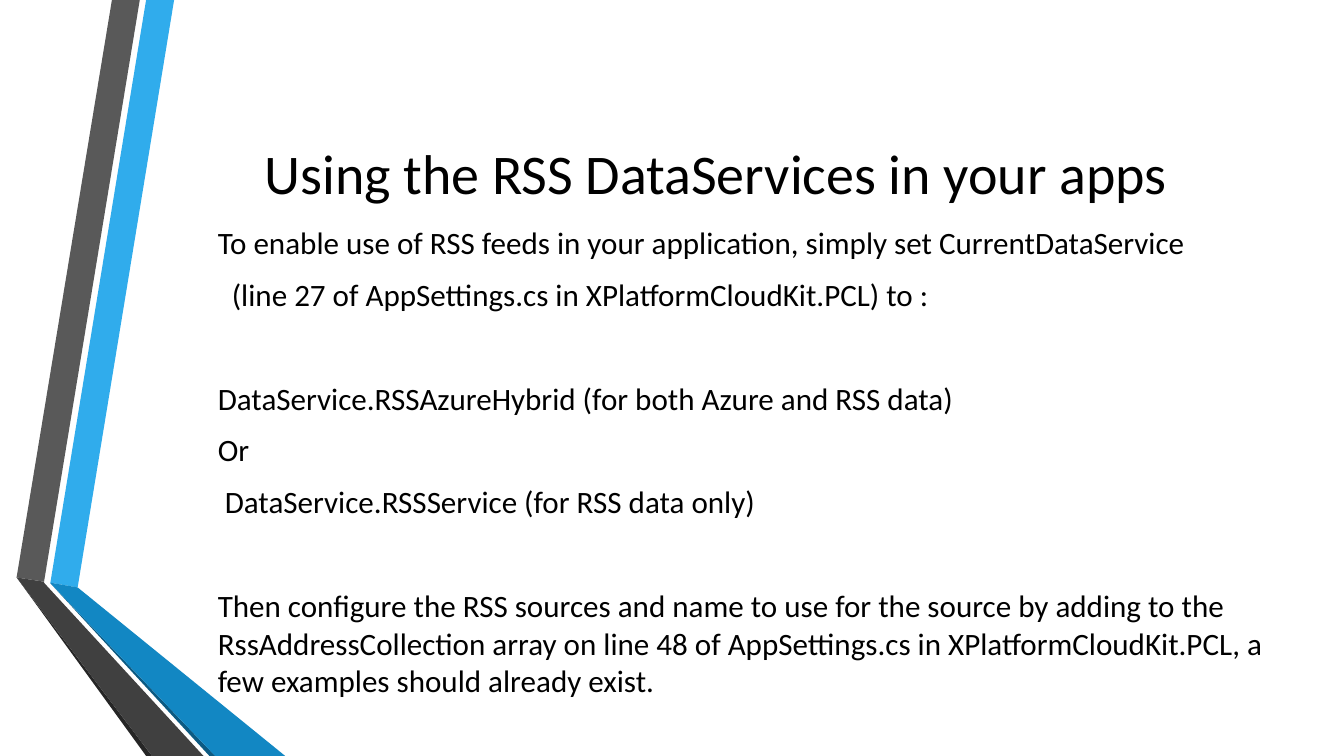
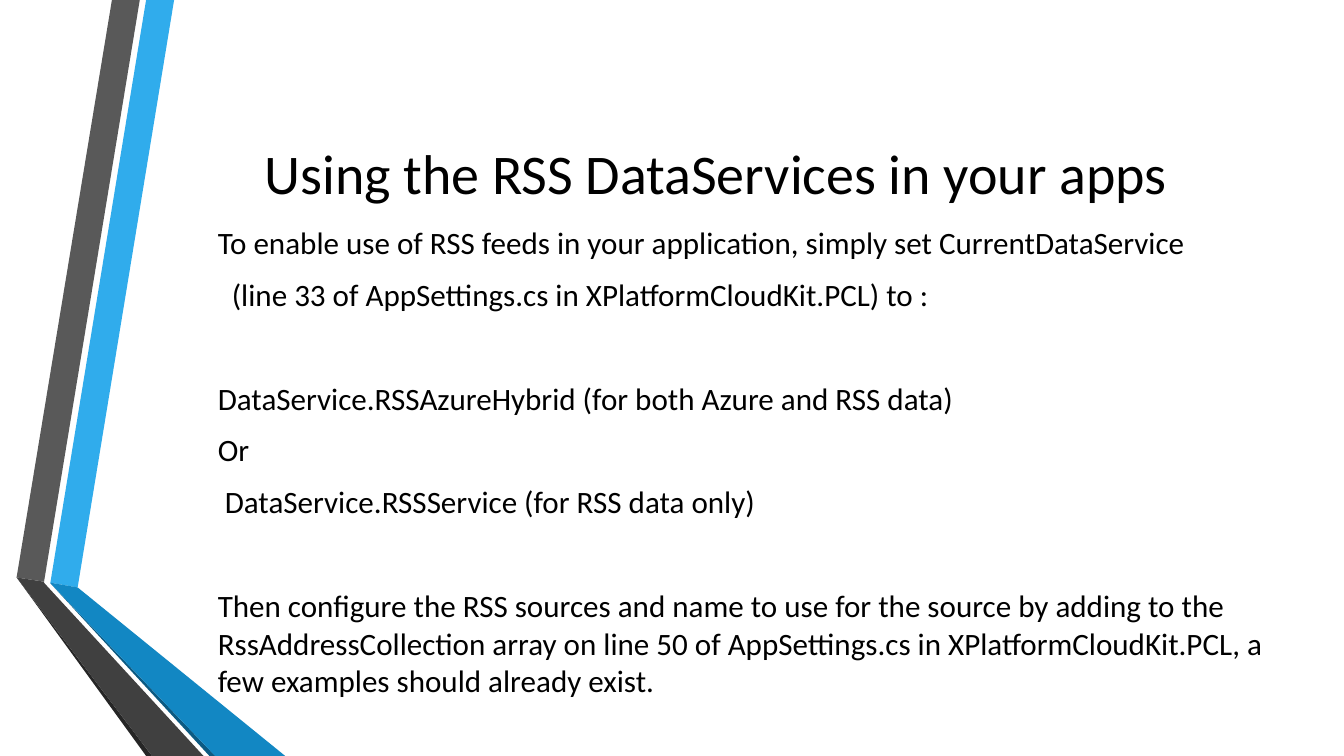
Before and after one commit to toolboc/XPlatformCloudKit, a slide deck: slide 33 of XPlatformCloudkit.pptx. Drawn at 1344x756 pixels with LibreOffice and Linux fonts; fonts in the diff are those of the drawing; background and template pictures are left out. Boxes give left, top, right and bottom in pixels: in the first picture for what was removed or moved away, otherwise in the second. Text is boxed around its words. In the diff, an @@ line names an element or a change of style, - is before the commit and + after.

Commit message:
Updated Slides

```diff
--- a/XPlatformCloudkit.pptx
+++ b/XPlatformCloudkit.pptx
@@ text at <box>232,283,912,312</box>: text changed @@
-(line 27 of AppSettings.cs in XPlatformCloudKit.PCL) to :
+(line 33 of AppSettings.cs in XPlatformCloudKit.PCL) to :
@@ text at <box>218,595,1262,697</box>: text changed @@
-Then configure the RSS sources and name to use for the source by adding to the RssAddressCollection array on line 48 of AppSettings.cs in XPlatformCloudKit.PCL, a few examples should already exist.
+Then configure the RSS sources and name to use for the source by adding to the RssAddressCollection array on line 50 of AppSettings.cs in XPlatformCloudKit.PCL, a few examples should already exist.
```
Also in this commit, not shown: 3 other slides changed.
